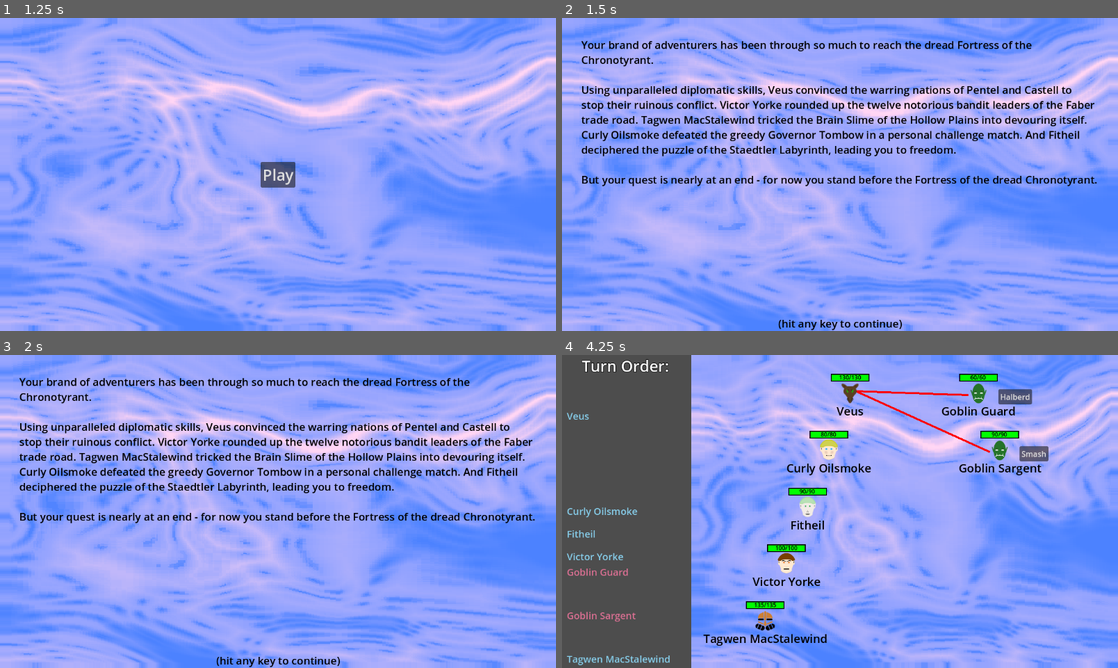
Above: before the commit, frames 1-4 (two rows, left to right).
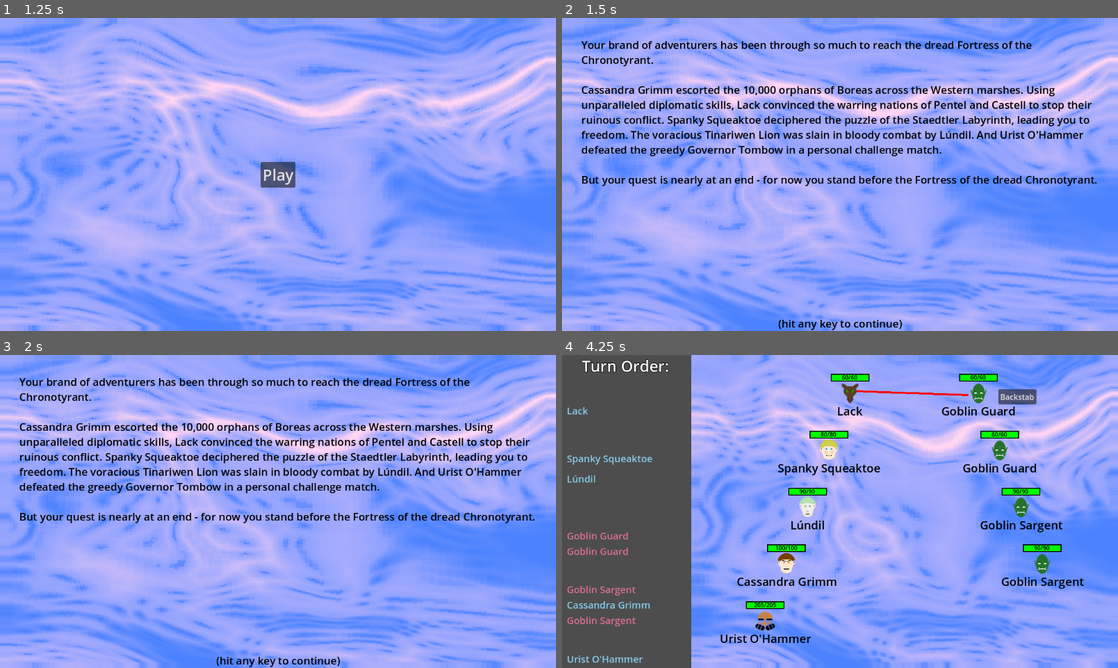
Above: after the commit, the same moments.

Repository: Habidakus/wild-jam-78-erase
Game: Godot game, scene res://Scenes/main.tscn
The game is run twice, just before and just after one commit, with the same random seed, the same clock (stepped at 60 frames per second) and the same inputs. The engine's default icon, where the game draws it, is replaced by a stand-in: a white triangle on a blue panel in a dark square.
Inputs (mouse positions are in pixels of both pictures, inside the frame that each line leads up to):
- Up to frame 1 (1.25 s): tap Enter at 0.5 s; move the mouse to (400, 158) at 0.52 s; click (400, 158) at 0.67 s
- Up to frame 2 (1.5 s): click "Play" at 1.25 s
- Up to frame 3 (2 s): no input
- Up to frame 4 (4.25 s): tap Enter at 2, 3.5 s; move the mouse to (728, 527) at 2.02 s; click (728, 527) at 2.17 s; move the mouse to (895, 442) at 2.77 s; click (895, 442) at 2.92 s; move the mouse to (812, 574) at 3.52 s; click (812, 574) at 3.67 s

Frame 1 is identical in both runs. In frame 2, 6.8% of the frame differs, in the area x 3-96%, y 21-45%; in frame 3, 6.8%; in frame 4, 4.8%.

Commit message:
Working towards final battle with Chronotyrant

Diff:
--- a/Scripts/game.gd
+++ b/Scripts/game.gd
@@ -9,7 +9,7 @@
 var game_state : EGameState = null
 
 const calculation_depth : int = 7 # This is how many look aheads the min-max engine computes
-const path_depth : int = 4 # 6 This is how many encounters before the chronotyrant
+const path_depth : int = 3 # 6 This is how many encounters before the chronotyrant
 const path_width : int = 4
 
 # Called when the node enters the scene tree for the first time.
@@ -530,7 +530,7 @@
 	for n : PathEncounterStat in all_path_encounter_stats_at_depth(1):
 		n.connect_path_to(start_pes)
 	var end_pes : PathEncounterStat = all_path_encounter_stats_at_depth(path_depth - 1)[0]
-	end_pes.set_encounter_type("Chronotyrant", PathEncounterStat.EncounterType.CRONOTYRANT)
+	end_pes.set_encounter_type("Chronotyrant", PathEncounterStat.EncounterType.CHRONOTYRANT)
 	for n : PathEncounterStat in all_path_encounter_stats_at_depth(path_depth - 2):
 		n.connect_path_to(end_pes)
 	game_path.sort_custom(func(a : PathEncounterStat, b: PathEncounterStat) : return a.sort_value < b.sort_value)
--- a/Scripts/gamestate_pathselection.gd
+++ b/Scripts/gamestate_pathselection.gd
@@ -76,7 +76,8 @@
 				our_state_machine.switch_state("Combat")
 			PathEncounterStat.EncounterType.UNDEAD:
 				our_state_machine.switch_state("Combat")
-			PathEncounterStat.EncounterType.CRONOTYRANT:
+			PathEncounterStat.EncounterType.CHRONOTYRANT:
+				#our_state_machine.switch_state("Combat")
 				our_state_machine.switch_state("BossBattle")
 			_:
 				assert(false)
--- a/Scripts/path_encounter_stat.gd
+++ b/Scripts/path_encounter_stat.gd
@@ -1,6 +1,6 @@
 class_name PathEncounterStat extends RefCounted
 
-enum EncounterType { UNDEFINED, GATE_FIGHT, CRONOTYRANT, REGULAR_FIGHT, MISC, UNDEAD, CHEST}
+enum EncounterType { UNDEFINED, GATE_FIGHT, CHRONOTYRANT, REGULAR_FIGHT, MISC, UNDEAD, CHEST}
 
 var encounter_type : EncounterType = EncounterType.UNDEFINED
 var graph_pos : Vector2i
@@ -12,14 +12,14 @@
 
 const combat_texture : Texture = preload("res://Art/TwoSwords.png")
 const chest_texture : Texture = preload("res://Art/Chest.png")
-const cronotyrant_texture : Texture = preload("res://Art/Hourglass.png")
+const chronotyrant_texture : Texture = preload("res://Art/Hourglass.png")
 const undead_texture : Texture = preload("res://Art/TombStone.png")
 
 func get_icon() -> Texture:
 	if encounter_type == EncounterType.GATE_FIGHT || encounter_type == EncounterType.REGULAR_FIGHT:
 		return combat_texture
-	elif encounter_type == EncounterType.CRONOTYRANT:
-		return cronotyrant_texture
+	elif encounter_type == EncounterType.CHRONOTYRANT:
+		return chronotyrant_texture
 	elif encounter_type == EncounterType.UNDEAD:
 		return undead_texture
 	elif encounter_type == EncounterType.CHEST:
@@ -48,7 +48,7 @@
 func needs_paths() -> bool:
 	if encounter_type != EncounterType.GATE_FIGHT && west.is_empty():
 		return true
-	if encounter_type != EncounterType.CRONOTYRANT && east.is_empty():
+	if encounter_type != EncounterType.CHRONOTYRANT && east.is_empty():
 		return true
 	return false
 
@@ -78,7 +78,7 @@
 			connect_path_to(selected)
 		else:
 			print("path encounter " + EncounterType.keys()[encounter_type] + " at " + str(graph_pos) + " has no western neighbors?")
-	if encounter_type != EncounterType.CRONOTYRANT && east.is_empty():
+	if encounter_type != EncounterType.CHRONOTYRANT && east.is_empty():
 		var potential : Array[PathEncounterStat]
 		var e = get_path_encounter_stat_at_graph_coords(all_paths, graph_pos + Vector2i(1, 0))
 		if e != null:
--- a/Scripts/unit_graphics.gd
+++ b/Scripts/unit_graphics.gd
@@ -15,7 +15,10 @@
 	if texture != null:
 		var sprite : Sprite2D = ret_val.find_child("Sprite2D") as Sprite2D
 		sprite.texture = texture
-		sprite.scale = Vector2(.678, .678)
+		if unit_stats.icon == UnitStats.Icon.Chronotyrant:
+			sprite.scale = Vector2(.0986, .0986)
+		else:
+			sprite.scale = Vector2(.678, .678)
 	return ret_val
 
 func _ready() -> void:
--- a/Scripts/unit_mod.gd
+++ b/Scripts/unit_mod.gd
@@ -168,6 +168,14 @@
 static var s_species_halfling : UnitMod = create("Halfling").set_attack(s_sling_attack).add_health(-20).add_slowness(-2).set_namer("create_halfling_name").set_icon(UnitStats.Icon.Halfling)
 static var s_species_orc : UnitMod = create("Orc").add_health(70).add_slowness(2.25).set_namer("create_orc_name").set_icon(UnitStats.Icon.Orc)
 static var s_species_ratman : UnitMod = create("Ratman").add_health(-40).add_slowness(-3.25).set_namer("create_ratman_name").set_icon(UnitStats.Icon.Ratman)
+
+static var s_temporal_zap_attack : AttackStats = AttackStats.create("Temporal Zap", AttackStats.AttackTarget.FIRST_TWO).set_stun(0.95).adjust_damage(1.25).has_cooldown().adjust_speed(0.75)
+static var s_age_flesh_attack : AttackStats = AttackStats.create("Aging Touch", AttackStats.AttackTarget.FARTHEST_FROM_DEATH).set_armor_piercing().adjust_damage(1.5)
+static var s_weakest_link_attack : AttackStats = AttackStats.create("Forsee Vulnerability", AttackStats.AttackTarget.MOST_VULNERABLE).adjust_damage(1.25).adjust_speed(0.95).has_cooldown()
+
+static var s_species_chronotyrant : UnitMod = create("Chrono").set_attack(s_temporal_zap_attack).set_icon(UnitStats.Icon.Chronotyrant).add_health(670)
+static var s_occupation_chronotyrant : UnitMod = create("Tyrant").set_attack(s_age_flesh_attack).add_armor(15)
+static var s_equipment_chronotyrant : UnitMod = create("Sonic Screwdriver").set_attack(s_weakest_link_attack).add_slowness(-3)
 
 static func create_species_shuffle(rnd : RandomNumberGenerator) -> Array[UnitMod]:
 	var sort_order : Array = [
--- a/Scripts/unit_stats.gd
+++ b/Scripts/unit_stats.gd
@@ -1,7 +1,7 @@
 class_name UnitStats extends RefCounted
 
 enum Side { NEITHER, HUMAN, COMPUTER }
-enum Icon { UNSET, Dwarf, Halfling, Human, Orc, Goblin, Ogre, Ratman, Elf, Skeleton, SkeletonKing, Demon, Spider, MantisDrone, MantisQueen }
+enum Icon { UNSET, Dwarf, Halfling, Human, Orc, Goblin, Ogre, Ratman, Elf, Skeleton, SkeletonKing, Demon, Spider, MantisDrone, MantisQueen, Chronotyrant }
 
 var id : int = -1
 var max_health : float
@@ -37,25 +37,34 @@
 				return create_difficulty_foes_spider_fight(difficulty, rnd)
 		PathEncounterStat.EncounterType.UNDEAD:
 			return create_difficulty_foes_undead_fight(difficulty, rnd)
+		PathEncounterStat.EncounterType.CHRONOTYRANT:
+			return create_difficulty_foes_chronotyrant(rnd)
 		_:
 			assert(false)
 	return []
 	#	foes.append(UnitStats.create_foes__goblin(rnd, i == 1))
 
+static func create_difficulty_foes_chronotyrant(rnd : RandomNumberGenerator) -> Array[UnitStats]:
+	var ret_val : Array[UnitStats]
+	var foe : UnitStats = UnitStats.new()
+	foe.init(UnitMod.s_species_chronotyrant, UnitMod.s_occupation_chronotyrant, UnitMod.s_equipment_chronotyrant, UnitStats.Side.COMPUTER, rnd)
+	foe.unit_name = "The Chronotyrant"
+	ret_val.append(foe)
+	return ret_val
 
 static func create_difficulty_foes_undead_fight(difficulty : float, rnd : RandomNumberGenerator) -> Array[UnitStats]:
-	difficulty += 4.0
-	difficulty *= 10.0
+	difficulty += 3.0
+	difficulty *= 20.0
 	var ret_val : Array[UnitStats]
-	while difficulty > 10 && ret_val.size() < 5:
+	while difficulty >= 10 && ret_val.size() < 5:
 		var selector : Array[int]
 		if difficulty < 35:
 			selector.append(10)
 		if difficulty > 25 && difficulty < 75:
 			selector.append(20)
-		if difficulty > 45:
+		if difficulty > 60:
 			selector.append(40)
-		if difficulty > 85:
+		if difficulty > 90:
 			selector.append(80)
 		var v = selector[rnd.randi_range(0, selector.size() - 1)]
 		var foe : UnitStats = UnitStats.new()
@@ -78,18 +87,18 @@
 	return ret_val
 
 static func create_difficulty_foes_gate_fight(difficulty : float, rnd : RandomNumberGenerator) -> Array[UnitStats]:
-	difficulty += 4.0
-	difficulty *= 10.0
+	difficulty += 3.0
+	difficulty *= 20.0
 	var ret_val : Array[UnitStats]
-	while difficulty > 10 && ret_val.size() < 5:
+	while difficulty >= 10 && ret_val.size() < 5:
 		var selector : Array[int]
 		if difficulty < 35:
 			selector.append(10)
 		if difficulty > 25 && difficulty < 75:
 			selector.append(20)
-		if difficulty > 45:
+		if difficulty > 60:
 			selector.append(40)
-		if difficulty > 85:
+		if difficulty > 90:
 			selector.append(80)
 		var v = selector[rnd.randi_range(0, selector.size() - 1)]
 		var foe : UnitStats = UnitStats.new()
@@ -112,14 +121,14 @@
 
 static func create_difficulty_foes_spider_fight(difficulty : float, rnd : RandomNumberGenerator) -> Array[UnitStats]:
 	difficulty += 3.0
-	difficulty *= 10.0
+	difficulty *= 20.0
 	var ret_val : Array[UnitStats]
-	while difficulty > 10 && ret_val.size() < 5:
+	while difficulty >= 10 && ret_val.size() < 5:
 		var selector : Array[int]
 		selector.append(10)
-		if difficulty > 45:
+		if difficulty > 60:
 			selector.append(40)
-		if difficulty > 85:
+		if difficulty > 90:
 			selector.append(80)
 		var v = selector[rnd.randi_range(0, selector.size() - 1)]
 		var foe : UnitStats = UnitStats.new()
@@ -266,6 +275,7 @@
 const icon_spider : Texture = preload("res://Art/Species_Spider.png")
 const icon_mantis_queen : Texture = preload("res://Art/Species_Bugman.png")
 const icon_mantis_drone : Texture = preload("res://Art/Species_Mantis.png")
+const icon_cronotyrant : Texture = preload("res://Art/Chronotyrant.png")
 func get_texture() -> Texture:
 	match icon:
 		UnitStats.Icon.Human:
@@ -296,6 +306,8 @@
 			return icon_mantis_drone
 		UnitStats.Icon.MantisQueen:
 			return icon_mantis_queen
+		UnitStats.Icon.Chronotyrant:
+			return icon_cronotyrant
 
 	return null
 
